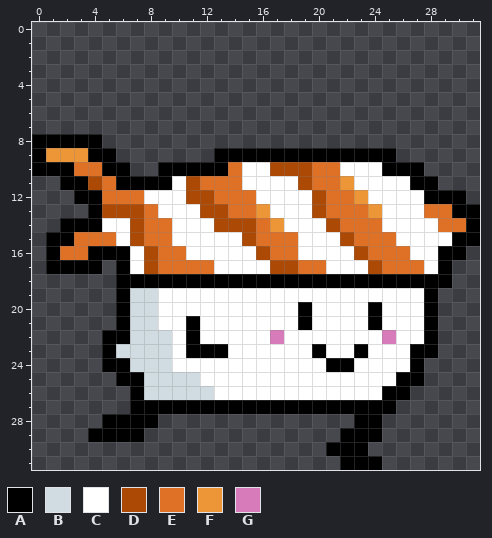
Pixel-art sprite -- public/images/salmon_nigiri_2.png. The first picture shows the starting point.
The file is 32x32 pixels.
Palette (. is transparent): A #000000  B #d1dce2  C #ffffff  D #ac4905  E #df7126  F #ed9637  G #d77bba
New version:
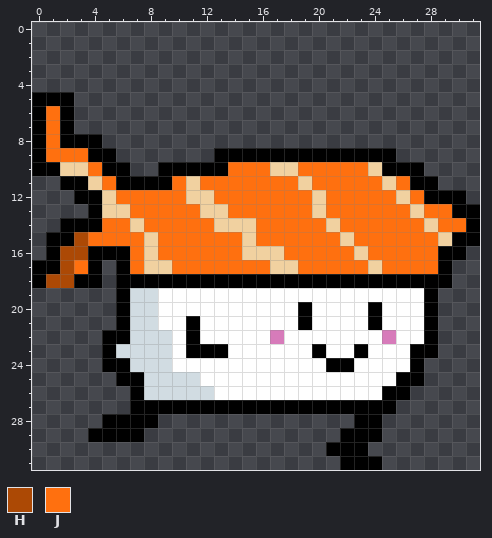
Colours new in this view: H #ac4905  J #ff700f
What changed:
@@ palette @@
-D #ac4905
+D #f1d1a0
@@ x 0..31 @@
  4 ................................
- 5 ................................
- 6 ................................
- 7 ................................
- 8 AAAAA...........................
- 9 AFFFAA.......AAAAAAAAAAAAA......
-10 AAAEEAA..AAAAAECCDDDEECCCAAA....
-11 ..AADEAAAACDEEECCCCDEEFCCCCAA...
-12 ...AAEEECCCDDEEECCCCDEEFCCCCAAA.
-13 ....ADDDECCCDDEEFCCCDEEEFCCCEEAA
-14 ..AAACCDEECCCDDDEFCCCDEEECCCCEEA
-15 .AAEEECDEECCCCCDEEECCCDEEECCCCAA
-16 .AEEAAACDEECCCCCDEECCCCDEEECCAA.
-17 .AAAA.ACDEEEECCCCDDEECCCDEEECA..
-18 ......AAAAAAAAAAAAAAAAAAAAAAAA..
+ 5 AAA.............................
+ 6 AJA.............................
+ 7 AJA.............................
+ 8 AJAAA...........................
+ 9 AJJJAA.......AAAAAAAAAAAAA......
+10 AADDJAA..AAAAAJJJDDJJJJJDAAA....
+11 ..AADJAAAAJDJJJJJJJDJJJJJDJAA...
+12 ...AADJJJJJDDJJJJJJJDJJJJJDJAAA.
+13 ....ADDJJJJJDDJJJJJJDJJJJJJDJJAA
+14 ..AAAJJDJJJJJDDDJJJJJDJJJJJJDJJA
+15 .AAHJJJJDJJJJJJDJJJJJJDJJJJJJDAA
+16 .AHHAAAJDJJJJJJDDDJJJJJDJJJJJAA.
+17 AAHJA.AJDDJJJJJJJDDJJJJJDJJJJA..
+18 AHHAA.AAAAAAAAAAAAAAAAAAAAAAAA..
 19 ......ABBCCCCCCCCCCCCCCCCCCCA...
Pixel boxes of the changes (left, top, right, bottom) in both pictures:
changed: (32, 92, 466, 288)
